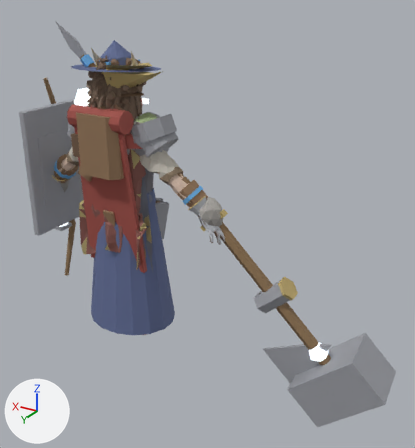
An edit to the glTF model art/creator/humanoid_slim/export/humanoid_slim_masculine.glb, drawn before and after from the same camera.
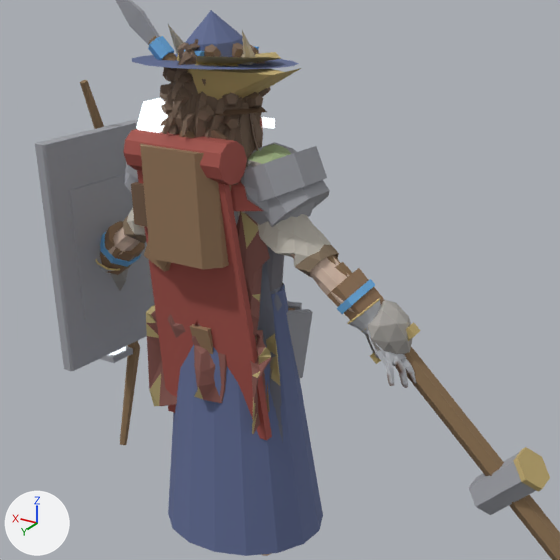
Each version appears first whole from a camera (50 mm lens) standing at (-2.31, 2.8, 2.36) and looking at (-0.6, -0.05, 0.94), and next in a close-up on the part from 0% to 73% of the width and 8% to 75% of the height. The axes (+X, +Y, +Z) are drawn at lower left. The lights are the same throughout. The last two pictures show the newer version.

Before the edit, the objects in view are built like this:
```python
me_part_arms_stone_fists = bpy.data.meshes.new('part.arms.stone_fists')
me_part_arms_stone_fists.from_pydata(...)  # 84 vertices, 160 faces; spans x -0.728..0.728, y -0.11..0.081, z 0.916..1.136
me_part_arms_stone_fists.materials.append(mat_cloth)
me_part_shoulders_pauldrons = bpy.data.meshes.new('part.shoulders.pauldrons')
me_part_shoulders_pauldrons.from_pydata(...)  # 62 vertices, 116 faces; spans x -0.356..0.356, y -0.142..0.157, z 1.328..1.606
me_part_shoulders_pauldrons.materials.append(mat_metal)
me_part_weapon_spear = bpy.data.meshes.new('part.weapon.spear')
me_part_weapon_spear.from_pydata(...)  # 33 vertices, 54 faces; spans x -1.27..0.37, y -0.12..0.13, z 0.32..2.12
# faces by material slot: [20, 14, 20]
me_part_weapon_spear.materials.append(mat_cloth)
me_part_weapon_spear.materials.append(mat_metal)
me_part_weapon_spear.materials.append(mat_accent)
ob_part_arms_stone_fists = bpy.data.objects.new('part.arms.stone_fists', me_part_arms_stone_fists)
ob_part_arms_stone_fists.location = (0.0, 0.0, 0.0)
ob_part_shoulders_pauldrons = bpy.data.objects.new('part.shoulders.pauldrons', me_part_shoulders_pauldrons)
ob_part_shoulders_pauldrons.location = (0.0, 0.0, 0.0)
ob_part_weapon_spear = bpy.data.objects.new('part.weapon.spear', me_part_weapon_spear)
ob_part_weapon_spear.location = (0.0, 0.0, 0.0)
# also in view: 'part.weapon.hammer' at (-0.88, -0.06, 0.76); 'part.hair.locs' at (0.0, 0.09, 1.63); 'part.back.travel_cape' at (0.01, 0.07, 1.09); 'part.hair.coils' at (0.0, 0.05, 1.76); 'part.offhand.shield' at (0.6, -0.02, 1.13)
```
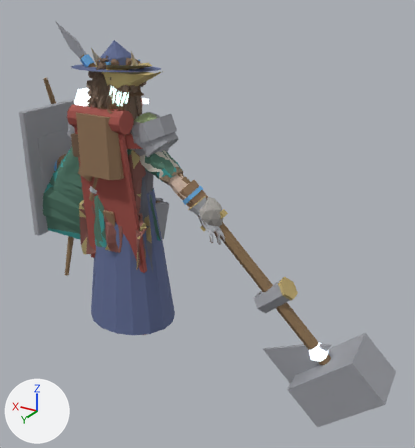
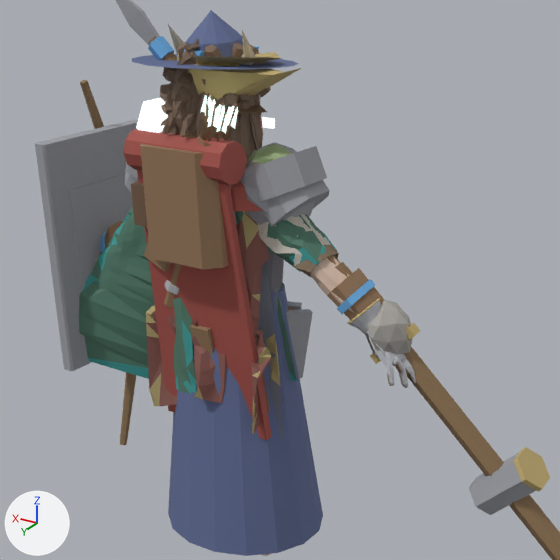
Location of each change, [x1, y1, x2, y2] in pixels of the close-ups (560 x 560 px):
'part.shoulders.ranger_cloak', added (green)
    after: [79, 213, 197, 394]
'part.torso.ranger_tunic', added (mostly hidden)
    after: [122, 207, 338, 382]
'part.back.ranger_quiver', added
    after: [164, 93, 238, 308]
    faces in mat_cloth: [164, 93, 238, 308]
    faces in mat_emissive: [201, 95, 238, 134]
    faces in mat_metal: [164, 137, 199, 295]
'part.torso.sleeved_shirt', unchanged, covered by the edit
    before: [122, 208, 339, 277]
    after: [122, 211, 339, 277]

The change, as a diff of the scene's bpy script:
```diff
--- a/art/creator/humanoid_slim/export/humanoid_slim_masculine.glb.py
+++ b/art/creator/humanoid_slim/export/humanoid_slim_masculine.glb.py
@@ me_part_torso_ranger_tunic @@
+me_part_torso_ranger_tunic.from_pydata(...)  # 967 vertices, 1922 faces; spans x -0.448..0.448, y -0.155..0.149, z 0.75..1.587
+me_part_torso_ranger_tunic.materials.append(mat_cloth)
@@ me_part_shoulders_ranger_cloak @@
+me_part_shoulders_ranger_cloak.from_pydata(...)  # 659 vertices, 1369 faces; spans x -0.113..0.676, y -0.103..0.227, z 0.642..1.615
+me_part_shoulders_ranger_cloak.materials.append(mat_cloth)
@@ me_part_back_ranger_quiver @@
+me_part_back_ranger_quiver.from_pydata(...)  # 402 vertices, 545 faces; spans x -0.227..0.233, y -0.161..0.263, z 0.905..1.806
+# faces by material slot: [309, 180, 56]
+me_part_back_ranger_quiver.materials.append(mat_cloth)
+me_part_back_ranger_quiver.materials.append(mat_metal)
+me_part_back_ranger_quiver.materials.append(mat_emissive)
@@ ob_part_torso_ranger_tunic @@
+ob_part_torso_ranger_tunic = bpy.data.objects.new('part.torso.ranger_tunic', me_part_torso_ranger_tunic)
+ob_part_torso_ranger_tunic.location = (0.0, 0.0, 0.0)
@@ ob_part_shoulders_ranger_cloak @@
+ob_part_shoulders_ranger_cloak = bpy.data.objects.new('part.shoulders.ranger_cloak', me_part_shoulders_ranger_cloak)
+ob_part_shoulders_ranger_cloak.location = (0.0, 0.0, 0.0)
@@ ob_part_back_ranger_quiver @@
+ob_part_back_ranger_quiver = bpy.data.objects.new('part.back.ranger_quiver', me_part_back_ranger_quiver)
+ob_part_back_ranger_quiver.location = (0.0, 0.0, 0.0)
```
